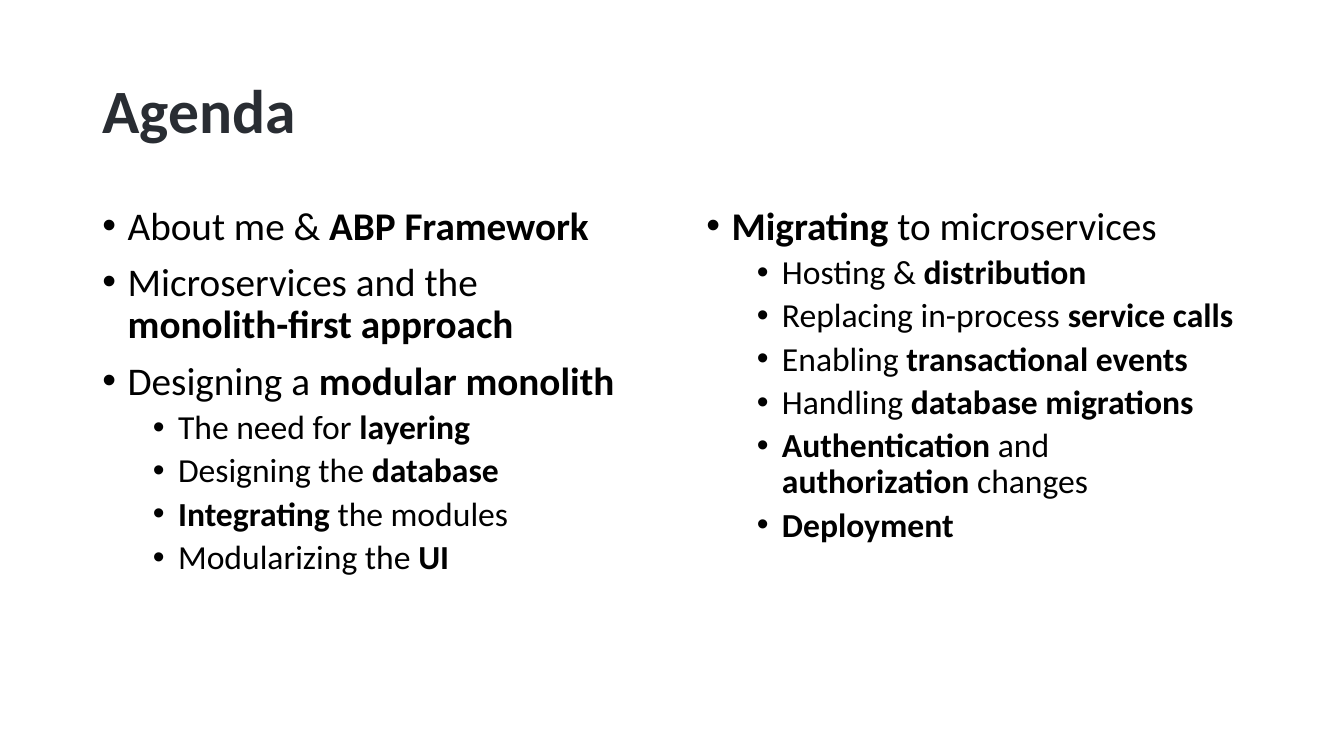
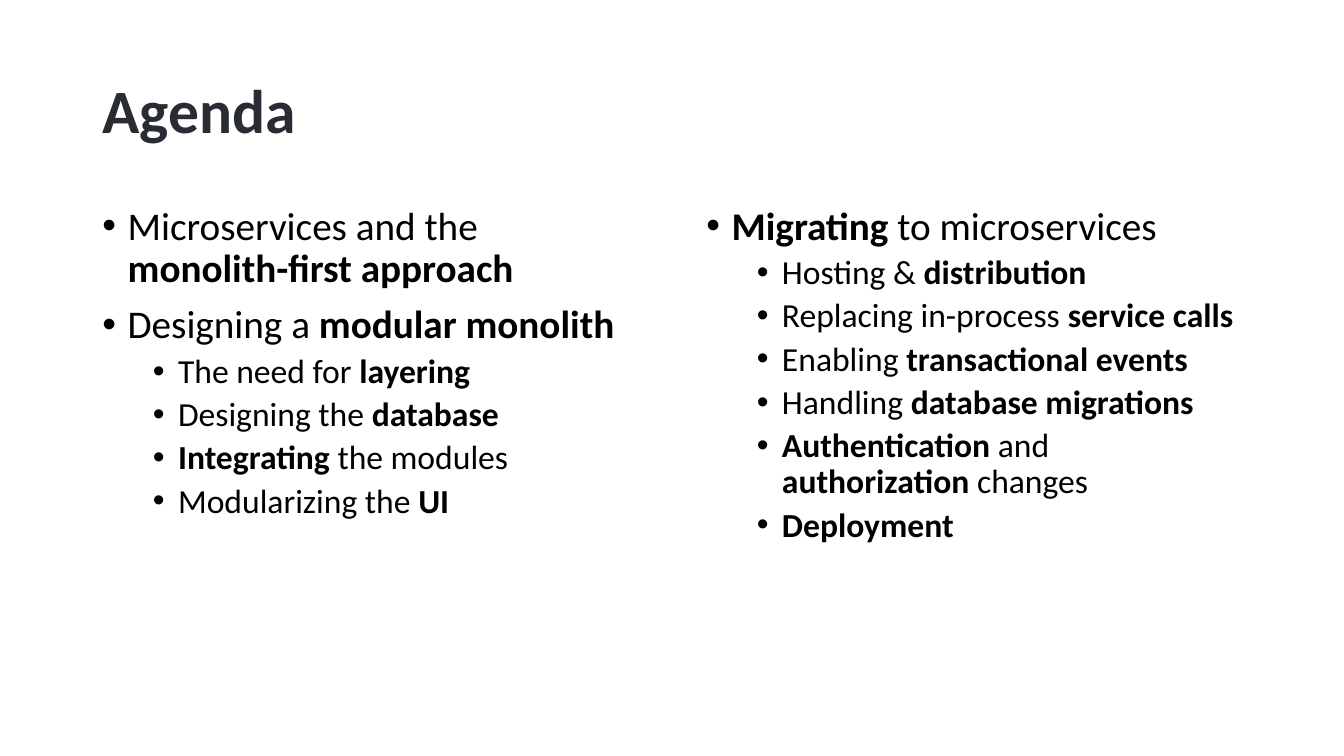
Before and after one commit to hikalkan/presentations, a slide deck: slide 2 of 2024-05-09 Designing Monolith First for Microservice Architecture/Monolith First Presentation.pptx. Drawn at 1344x756 pixels with LibreOffice and Linux fonts; fonts in the diff are those of the drawing; background and template pictures are left out. Boxes give left, top, right and bottom in pixels: in the first picture for what was removed or moved away, otherwise in the second. Text is boxed around its words. In the diff, an @@ line names an element or a change of style, - is before the commit and + after.

```diff
--- a/2024-05-09 Designing Monolith First for Microservice Architecture/Monolith First Presentation.pptx
+++ b/2024-05-09 Designing Monolith First for Microservice Architecture/Monolith First Presentation.pptx
@@ text at bbox=[128, 212, 589, 241]: paragraph removed @@
-• About me & ABP Framework
```
Also in this commit, not shown: 3 other slides changed, 3 slides removed.
